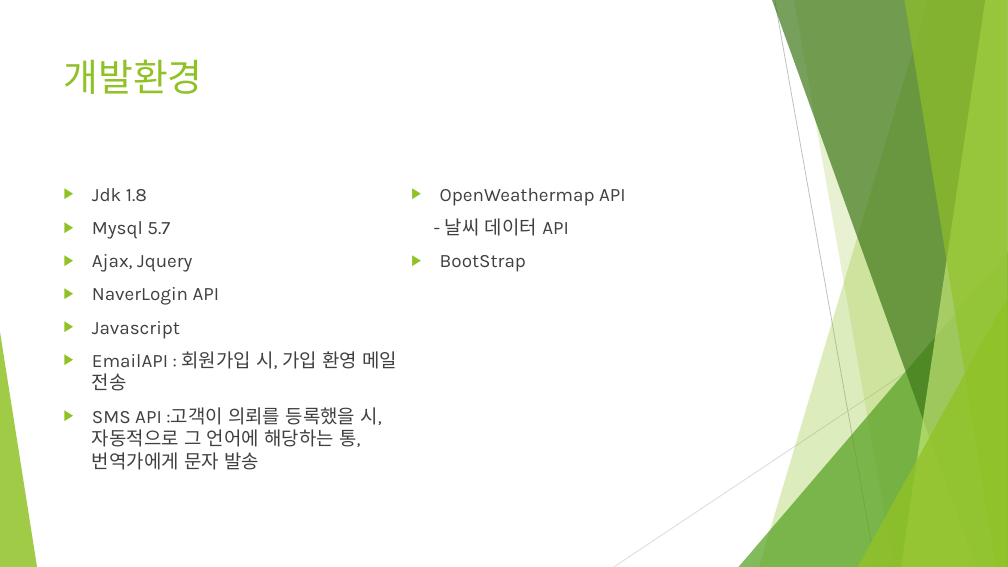
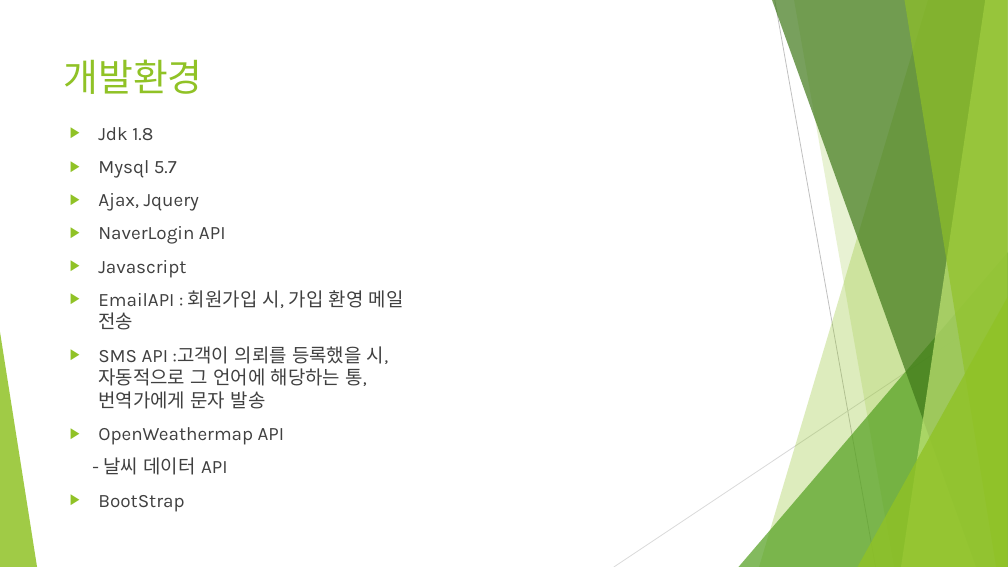
Before and after one commit to lockya1004/mynaver, a slide deck: slide 3 of T& First.pptx. Drawn at 1008x567 pixels with LibreOffice and Linux fonts; fonts in the diff are those of the drawing. Boxes give left, top, right and bottom in pixels: in the first picture for what was removed or moved away, otherwise in the second. Text is boxed around its words. In the diff, an @@ line names an element or a change of style, - is before the commit and + after.

```diff
--- a/T& First.pptx
+++ b/T& First.pptx
@@ text "Jdk 1.8": place and size @@
-text "Jdk 1.8" at bbox=[92, 188, 626, 470]
+text "Jdk 1.8" at bbox=[98, 127, 404, 512]
@@ text at bbox=[98, 290, 404, 475]: font Karla to Noto Sans CJK KR in "회원가입 시, 가입 환영 메일 전송", ":고객이 의뢰를 등록했을 시, 자동적으로 그 언어에 ...", "날씨 데이터" @@
```
Also in this commit, not shown: 3 other files.
